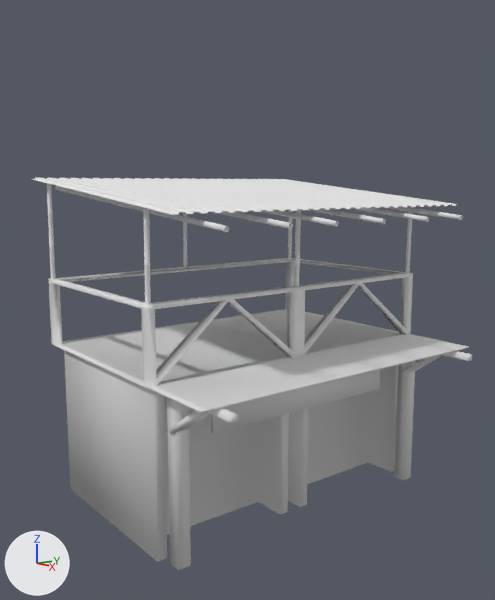
Before and after pictures for a commit that changed the Blender file Models/Shop/Shop.blend.
Camera for both pictures: a camera (50 mm lens) standing at (7.49, -6.77, 5.04) and looking at (-0.94, -0.21, 3.24). Every picture has the same lights, and +X, +Y and +Z are marked at lower left. The same objects are shown in both versions, whatever each file hides.

Names of what the first picture shows: 'Restaurant'.
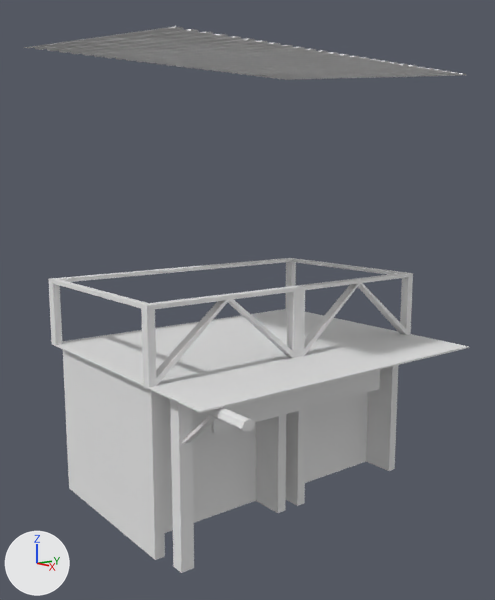
What the commit changed:
me_cube_010 is used by ob_restaurant; location (-1.0, 0.01, 2.96).
me_cube_010 had 4198 vertices, 3883 faces, 2 loose edges and spanned x -2.4..2.42, y -2.7..2.65, z -2.96..2.19.
me_cube_010 now has 416 vertices, 292 faces, 2 loose edges and spans x -2.39..2.69, y -2.7..2.65, z -2.96..4.18.
me_cube_010 part 1: the loose piece of 218 vertices spanning x -2.39..1.87, y -2.7..2.65, z 1.75..2.19 is moved by (0.0, 0.0, 1.99).
me_cube_010 part 2: a new loose piece, a box spanning x 1.19..1.39, y -2.35..-2.15, z -2.96..-0.49, in mat_woods (white #e7e7e7).
me_cube_010 part 3: the loose piece of 16 vertices spanning x -1.88..0.96, y 0.13..2.47, z -2.96..-0.49 is moved by (-0.06, 0.0, 0.0).
me_cube_010 part 4: the loose piece of 16 vertices spanning x -1.88..0.96, y -2.46..-0.12, z -2.96..-0.49 is moved by (-0.06, 0.0, 0.0).
me_cube_010 part 5: a new loose piece of 16 vertices spanning x 1.39..2.69, y -2.34..-2.16, z -0.65..-0.51, in mat_woods (white #e7e7e7).
me_cube_010 part 6: 14 loose pieces with 3780 vertices, spanning x -2.4..2.42, y -2.56..2.57, z -2.96..2.13, are deleted.
Part 7, on me_cube_010:
36 vertices are removed from x 1.11..2.42, y -2.39..-2.11, z -2.96..-0.49.
26 faces are deleted.
10 vertices are added at x 1.39..2.07, y -2.3..-2.19, z -1.19..-0.64.
4 new faces join them, mat_outside (white #e7e7e7).
1 new face joins them, mat_woods (white #e7e7e7).
2 new faces join them, mat_woods (white #e7e7e7), smooth.
me_cube_010 part 8: 139 kept faces spanning x -2.11..2.22, y -2.58..2.59, z -1.25..0.59 are now shaded flat.
me_cube_010 no longer uses material mat_bamboo (white #e7e7e7).

Where the change shows, as pixel boxes [x1, y1, x2, y2] in the pictures (495 x 600 px; the box of a moved part takes in the faces that stretch with it):
'Restaurant', reshaped (39% taller)
    before: [32, 177, 472, 570]
    after: [24, 27, 469, 573]
part 1 of me_cube_010, moved or reshaped
    before: [32, 177, 460, 215]
    after: [24, 27, 466, 80]
part 2 of me_cube_010, added
    after: [170, 399, 194, 573]
part 3 of me_cube_010, moved or reshaped
    before: [288, 365, 398, 507]
    after: [286, 365, 399, 506]
part 4 of me_cube_010, moved or reshaped
    before: [64, 350, 289, 562]
    after: [63, 350, 286, 560]
part 5 of me_cube_010, added
    after: [203, 407, 254, 431]
part 6 of me_cube_010, deleted
    before: [47, 183, 472, 480]
part 7 of me_cube_010, cut back
    before: [167, 398, 238, 570]
    after: [183, 416, 216, 444]
part 8 of me_cube_010, shading changed
    both: [48, 258, 466, 433]
